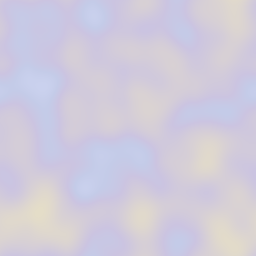
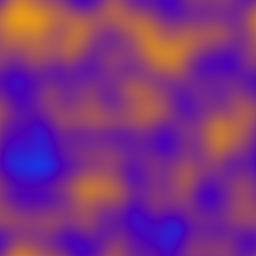
Layered file, before and after one edit (256 x 256). Changes by layer:
"haze": opacity 23% → 100%, painted on it over [0,0,256,256]
showed "Background" over [0,0,256,256]
